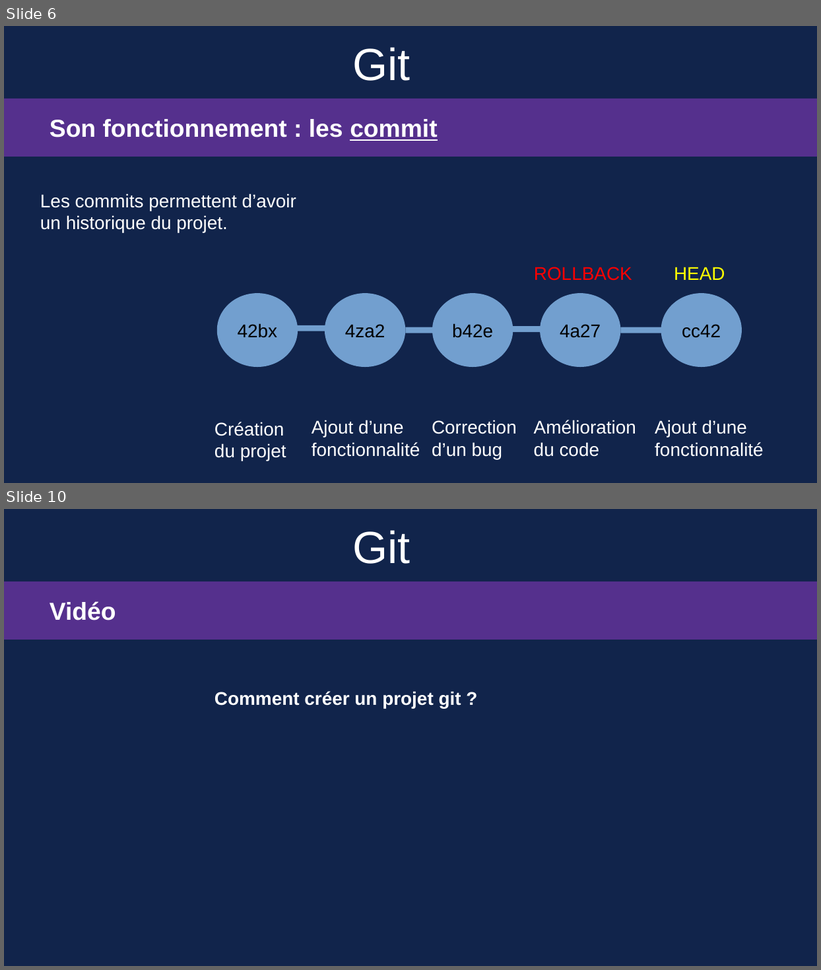
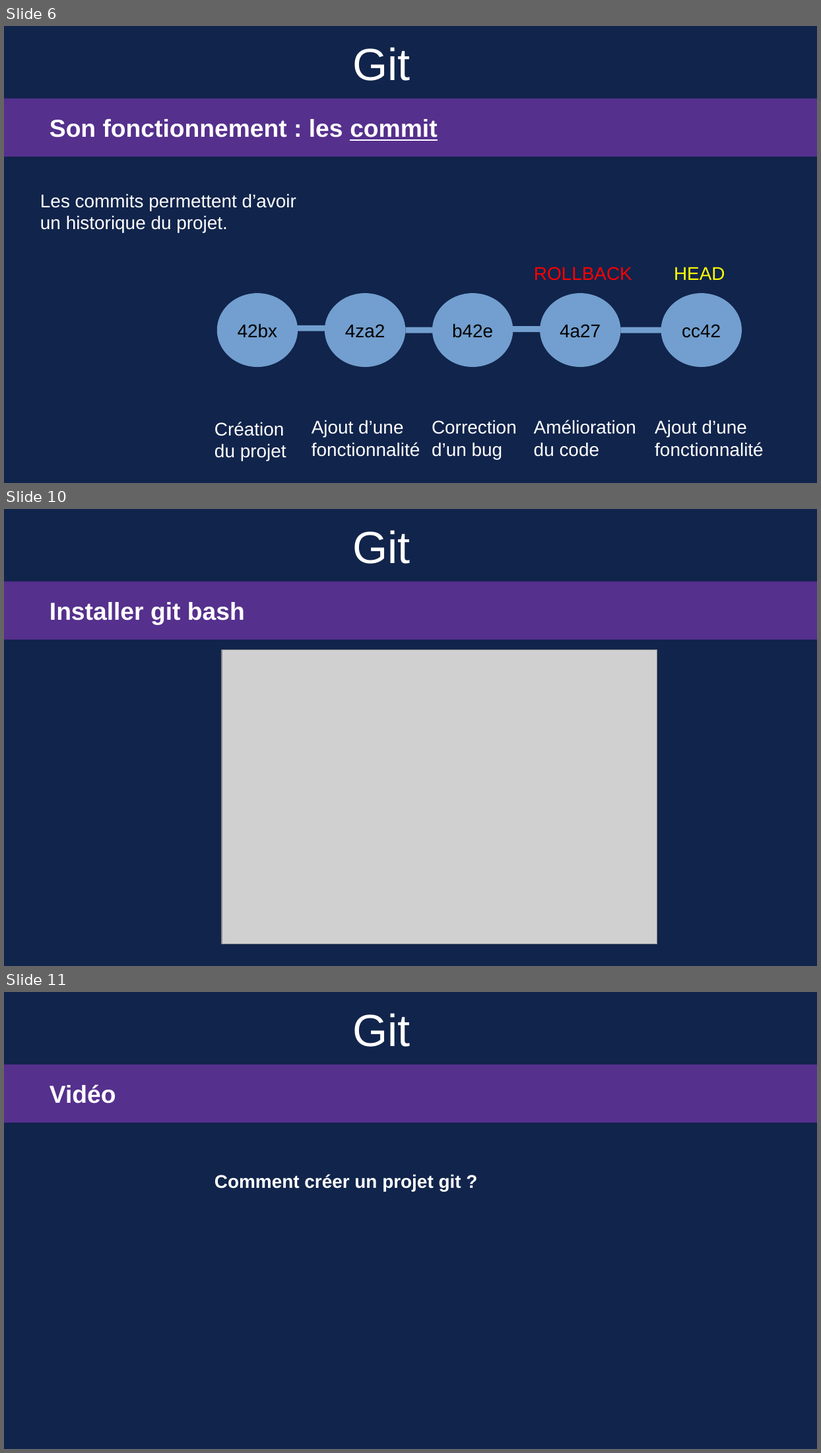
Before and after one commit to Sauvage89/guide_git, a slide deck: guide_git.odp. Shown one above the other, each under a label of ours: slides 6 and 10 before the commit, slides 6, 10 and 11 after it; the slides between them are not shown. The pictures are 821x970 and 821x1453 pixels, drawn with LibreOffice and Linux fonts; fonts in the diff are those of the drawing; grey boxes stand for pictures. Boxes give left, top, right and bottom in pixels: in the first picture for what was removed or moved away, otherwise in the second. Text is boxed around its words. In the diff, an @@ line names an element or a change of style, - is before the commit and + after.

```diff
--- a/guide_git.odp
+++ b/guide_git.odp
@@ slide 10 added at bbox=[4, 509, 817, 966], background #11244B @@
@@ title added at bbox=[352, 530, 410, 564], 44 pt, text #FFFFFF @@
+Git
@@ rectangle added at bbox=[4, 582, 817, 640], fill #55308D @@
@@ text added at bbox=[50, 602, 245, 625], 24 pt, text #FFFFFF, bold @@
+Installer git bash
@@ picture added at bbox=[222, 650, 658, 945] @@
@@ what was slide 10 is now slide 11 @@
```
Also in this commit, not shown: 2 slides changed, 1 other slide added.
